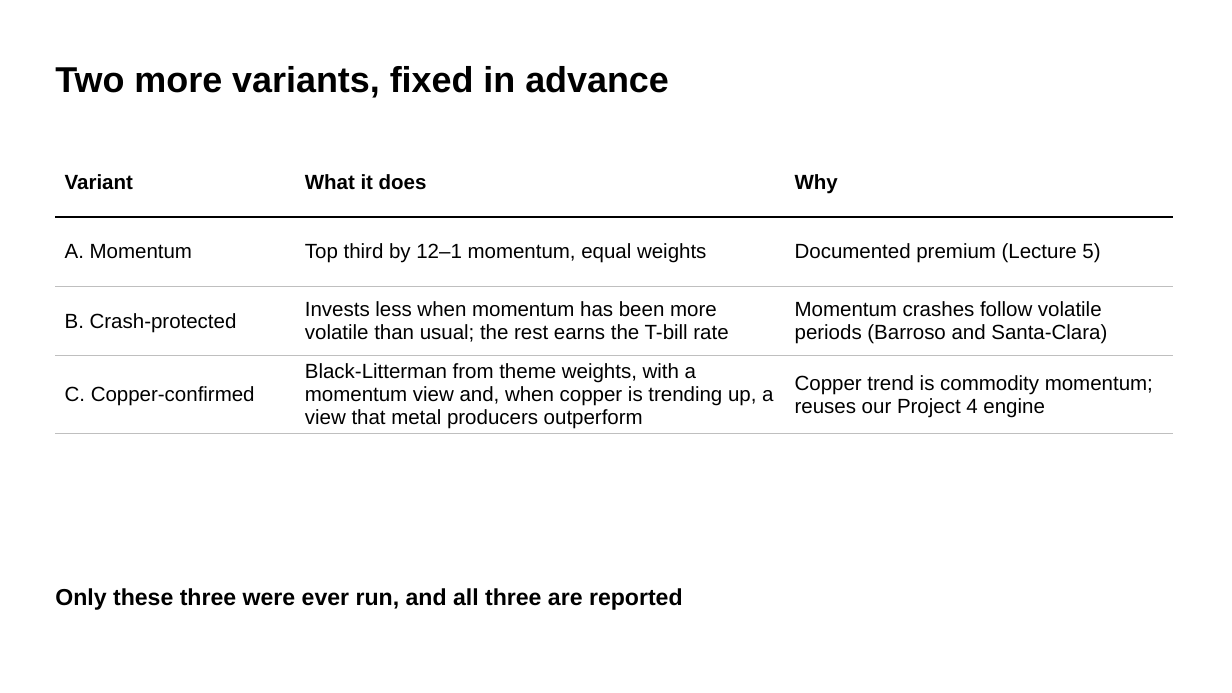
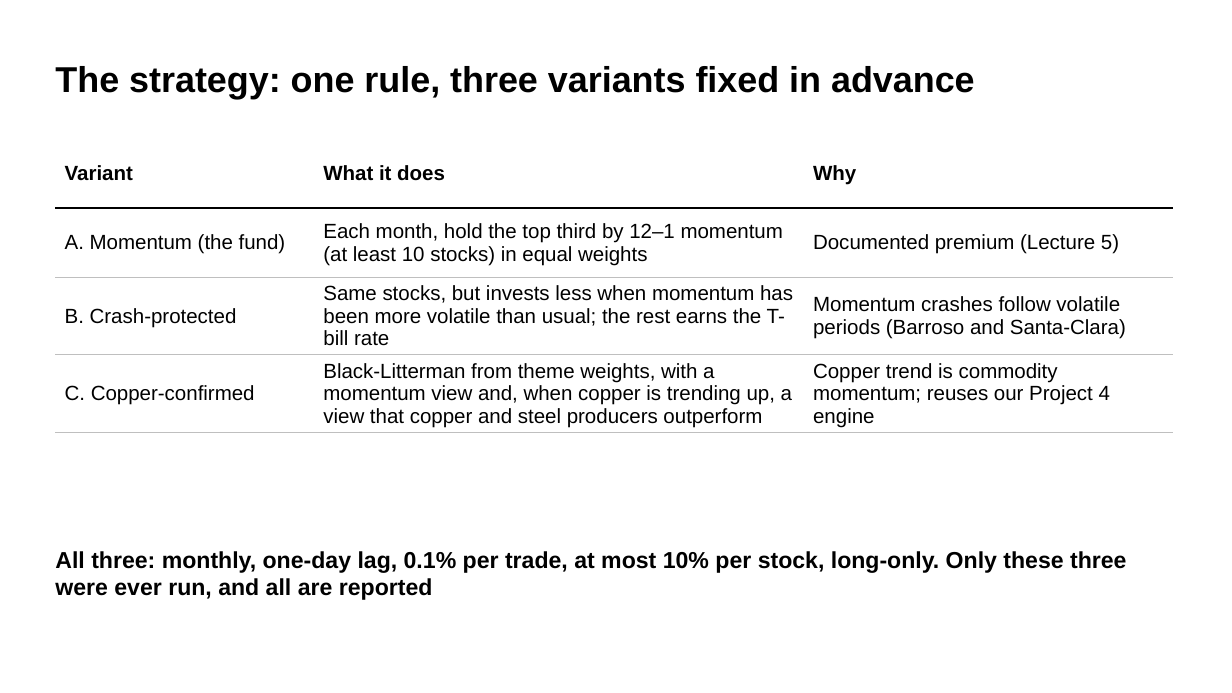
Before and after one commit to mateopreve-dev/quant-finance-project, a slide deck: slide 5 of fund_project/FundProject_Slides.pptx (slide 6 before the commit). Drawn at 1232x693 pixels with LibreOffice and Linux fonts; fonts in the diff are those of the drawing. Boxes give left, top, right and bottom in pixels: in the first picture for what was removed or moved away, otherwise in the second. Text is boxed around its words. In the diff, an @@ line names an element or a change of style, - is before the commit and + after.

```diff
--- a/fund_project/FundProject_Slides.pptx
+++ b/fund_project/FundProject_Slides.pptx
@@ title at [55,66,975,99]: text changed @@
-Two more variants, fixed in advance
+The strategy: one rule, three variants fixed in advance
@@ table at [55,139,1174,432] @@
-row 2, column 1: A. Momentum
+row 2, column 1: A. Momentum (the fund)
-row 2, column 2: Top third by 12–1 momentum, equal weights
+row 2, column 2: Each month, hold the top third by 12–1 momentum (at least 10 stocks) in equal weights
-row 3, column 2: Invests less when momentum has been more volatile than usual; the rest earns the T-bill rate
+row 3, column 2: Same stocks, but invests less when momentum has been more volatile than usual; the rest earns the T-bill rate
-row 4, column 2: Black-Litterman from theme weights, with a momentum view and, when copper is trending up, a view that metal producers outperform
+row 4, column 2: Black-Litterman from theme weights, with a momentum view and, when copper is trending up, a view that copper and steel producers outperform
@@ table: place and size @@
-table at [55,148,1174,433]
+table at [55,139,1174,432]
@@ text at [55,551,1126,600]: text changed @@
-Only these three were ever run, and all three are reported
+All three: monthly, one-day lag, 0.1% per trade, at most 10% per stock, long-only. Only these three were ever run, and all are reported
@@ text "All three: monthly, one-day lag, ..." at [55,551,1126,600]: vertical alignment middle to top @@
```
Also in this commit, not shown: 4 other slides changed, 1 slide added, 1 slide removed, 4 other files.
